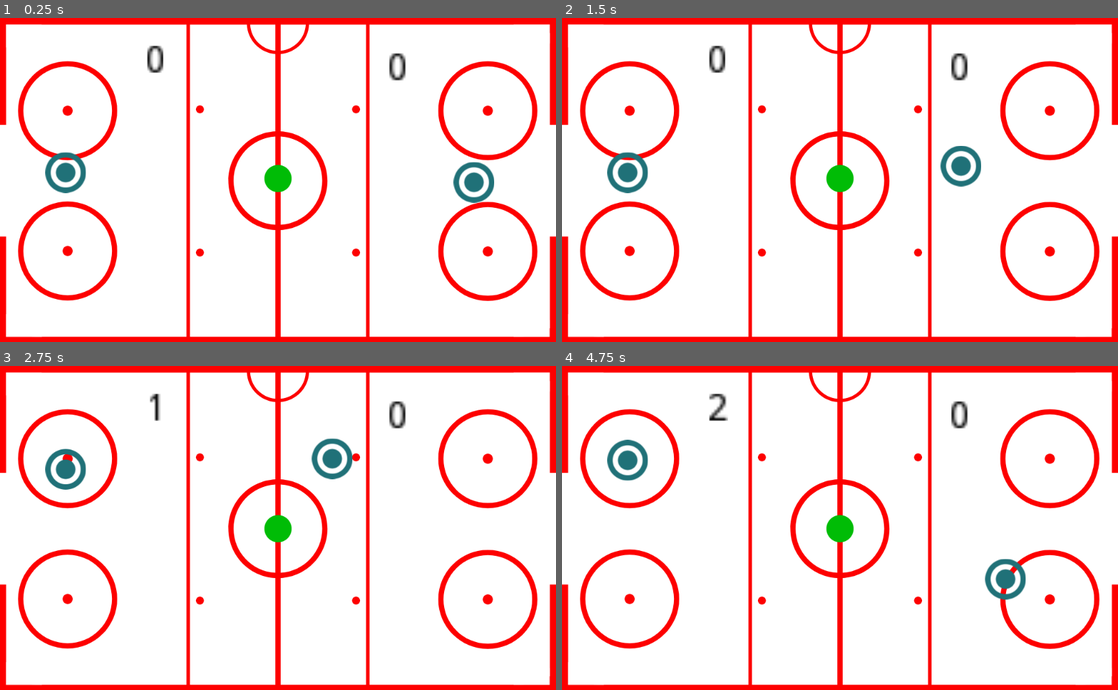
Above: before the commit, frames 1-4 (two rows, left to right).
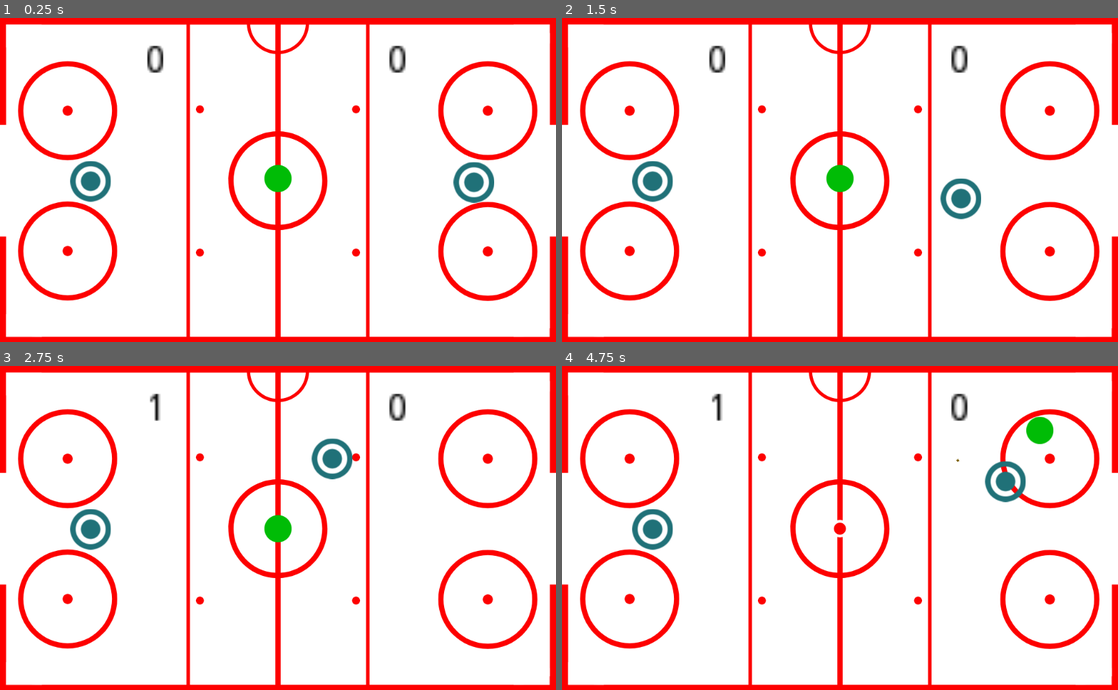
Above: after the commit, the same moments.

Repository: airpiazza/CS-4700-Pong
Game: Godot game, scene res://PongHockey/src/scenes/HockeyArena.tscn
Same seed, same stepped clock (60 frames per second), same inputs: the game is played once before the commit and once after it. This scene is started directly instead of the project's main scene.
Inputs (mouse positions are in pixels of both pictures, inside the frame that each line leads up to):
- Up to frame 1 (0.25 s): no input
- Up to frame 2 (1.5 s): tap Enter at 0.5 s; move the mouse to (962, 163) at 0.52 s; hold Up (ui_up) 0.53-1.28 s; tap Space at 1.25 s; move the mouse to (728, 196) at 1.27 s; hold Down (ui_down) from 1.28 s (still down)
- Up to frame 3 (2.75 s): move the mouse to (333, 456) at 2.02 s; release Down (ui_down) at 2.03 s; hold Up (ui_up) from 2.03 s (still down)
- Up to frame 4 (4.75 s): tap Enter at 2.75 s; move the mouse to (812, 592) at 2.77 s; tap Space at 3.5 s; move the mouse to (1006, 576) at 3.52 s; release Up (ui_up) at 3.53 s; hold Down (ui_down) from 3.53 s (still down); move the mouse to (673, 479) at 4.27 s

The runs differ from the first frame. In frame 1, 1.2% of the frame differs, in the area x 8-73%, y 8-57%; in frame 2, 2.3%; in frame 3, 1.4%; in frame 4, 3.4%, in the area x 8-89%, y 8-73%.

Commit message:
added punk collision particles
played with some punk particles, as well as added a collision timer to the ball so it doesn't get stuck as much

Diff:
--- a/PongHockey/src/scenes/HockeyArena.tscn
+++ b/PongHockey/src/scenes/HockeyArena.tscn
@@ -86,6 +86,8 @@
 [node name="PlayerMallet" parent="." instance=ExtResource( 3 )]
 
 [node name="Puck" parent="." instance=ExtResource( 4 )]
-speed = 1000.0
+speed = 800.0
+max_speed = 1500.0
 
 [node name="AIMallet" parent="." instance=ExtResource( 5 )]
+position = Vector2( 167, 301 )
--- a/PongHockey/src/scenes/HockeyPuck.tscn
+++ b/PongHockey/src/scenes/HockeyPuck.tscn
@@ -6,12 +6,37 @@
 [sub_resource type="CircleShape2D" id=1]
 radius = 25.2982
 
+[sub_resource type="Curve" id=2]
+_data = [ Vector2( 0.370558, 1 ), 0.0, -0.0852815, 0, 0, Vector2( 1, 0 ), -0.0381044, 0.0, 0, 0 ]
+
 [node name="Puck" type="KinematicBody2D"]
 position = Vector2( 512, 296 )
 script = ExtResource( 2 )
+speed = 400.0
 
 [node name="PuckCollisionBody" type="CollisionShape2D" parent="."]
 shape = SubResource( 1 )
 
+[node name="Particles" type="CPUParticles2D" parent="."]
+emitting = false
+amount = 20
+lifetime = 0.2
+one_shot = true
+explosiveness = 1.0
+randomness = 1.0
+lifetime_randomness = 1.0
+emission_shape = 3
+emission_points = PoolVector2Array( 25.5, 0 )
+emission_colors = PoolColorArray(  )
+flag_align_y = true
+spread = 90.0
+gravity = Vector2( 0, 0 )
+initial_velocity = 400.0
+scale_amount = 8.0
+scale_amount_curve = SubResource( 2 )
+color = Color( 0.0823529, 0.745098, 0.0901961, 1 )
+hue_variation = 1.0
+hue_variation_random = 1.0
+
 [node name="HockeyPuck" type="Sprite" parent="."]
 texture = ExtResource( 1 )
--- a/PongHockey/src/scenes/Scoreboard.tscn
+++ b/PongHockey/src/scenes/Scoreboard.tscn
@@ -12,9 +12,9 @@
 
 [node name="HockeyPlayerScore" type="Label" parent="."]
 margin_left = 697.0
-margin_top = 104.0
+margin_top = 90.0
 margin_right = 705.0
-margin_bottom = 118.0
+margin_bottom = 104.0
 rect_scale = Vector2( 5, 5 )
 custom_colors/font_color = Color( 0, 0, 0, 1 )
 text = "0"
--- a/PongHockey/src/scripts/AIMallet.gd
+++ b/PongHockey/src/scripts/AIMallet.gd
@@ -20,10 +20,9 @@
 	var ball = get_parent().get_node("Puck")
 
 	if ball.velocity != Vector2.ZERO:
-		if ball.position.y < self.position.y:
+		if ball.position.y < self.position.y and ball.position.x < 512:
 			velocity += Vector2.UP * (speed/3)
-		if ball.position.y > self.position.y:
+		if ball.position.y > self.position.y and ball.position.x < 512:
 			velocity += Vector2.DOWN * (speed/3)
 
-
 	move_and_collide(velocity*delta)
--- a/PongHockey/src/scripts/HockeyArena.gd
+++ b/PongHockey/src/scripts/HockeyArena.gd
@@ -9,7 +9,7 @@
 
 # Called when the node enters the scene tree for the first time.
 func _ready():
-	pass # Replace with function body.
+	pass
 
 
 # Called every frame. 'delta' is the elapsed time since the previous frame.
--- a/PongHockey/src/scripts/HockeyPuck.gd
+++ b/PongHockey/src/scripts/HockeyPuck.gd
@@ -4,10 +4,14 @@
 # Declare member variables here. Examples:
 # var a = 2
 # var b = "text"
-export var speed = 500.0
+export var speed = 800.0
 var velocity = Vector2()
 var random_number_generator = RandomNumberGenerator.new()
 var signs = [-1, 1]
+var last_collision_time = 0
+export var wait_factor = 6
+export var carryover = 0.75
+export var max_speed = 2000.0
 
 # Called when the node enters the scene tree for the first time.
 func _ready():
@@ -21,8 +25,12 @@
 func _physics_process(delta):
 	var collision = move_and_collide(velocity*delta)
 
-	if collision:
+	if collision and (last_collision_time >= wait_factor*delta) and velocity != Vector2.ZERO:
+		velocity += carryover*collision.collider_velocity #add mallet speed to puck\
 		velocity = velocity.bounce(collision.normal)
+		particles_track()
+		emitt_particles()
+		last_collision_time = 0
 
 	if player_scored():
 		increase_player_score()
@@ -32,6 +40,7 @@
 		yield(get_tree().create_timer(2.0), "timeout")
 		toggle_ball_visibility()
 		spawn_ball()
+		clear_particles()
 
 	if ai_scored():
 		increase_ai_score()
@@ -41,6 +50,12 @@
 		yield(get_tree().create_timer(2.0), "timeout")
 		toggle_ball_visibility()
 		spawn_ball()
+		clear_particles()
+
+	last_collision_time += delta
+	degrade_velocity() #puck velocity degredation
+	velocity.x = min(velocity.x,max_speed) #maximum puck velocity
+	velocity.y = min(velocity.y,max_speed) #maximum puck velocity
 
 func spawn_ball():
 	var x_random_direction = signs[random_number_generator.randi() % signs.size()]
@@ -69,3 +84,21 @@
 
 func toggle_ball_visibility():
 	self.get_child(0).visible = not self.get_child(0).visible
+
+#
+func degrade_velocity():
+	velocity = velocity.linear_interpolate(Vector2.ZERO,.005)
+
+#emitts the particles and restarts so it can play multiple times
+func emitt_particles():
+	$Particles.set_emitting(true)
+	$Particles.restart()
+
+#tracks the direction of the punk to emitt particles behind it
+func particles_track():
+	$Particles.set_rotation(velocity.angle() + PI)
+	$Particles.initial_velocity = velocity.length()
+
+#clears all the puck particles on screen
+func clear_particles():
+	$Particles.set_amount(0)
--- a/PongHockey/src/scripts/PlayerMallet.gd
+++ b/PongHockey/src/scripts/PlayerMallet.gd
@@ -4,7 +4,6 @@
 # Declare member variables here. Examples:
 # var a = 2
 # var b = "text"
-
 
 # Called when the node enters the scene tree for the first time.
 func _ready():
@@ -15,9 +14,10 @@
 func _physics_process(delta):
 	var mouse_position = get_global_mouse_position()
 	var collision = move_and_collide(Vector2.ZERO)
-	if mouse_position.x > 512+37.5 and mouse_position.x < 1024-37.5 and mouse_position.y > 37.5 and mouse_position.y < 600-37.5:
+
+	#print(mouse_position)
+
+	if mouse_position.x > 512+37.5 and mouse_position.x < 1024-37.5:
 		self.position.x = mouse_position.x - 875
+	if mouse_position.y > 37.5 and mouse_position.y < 600-37.5:
 		self.position.y = mouse_position.y - 300
-
-	print(mouse_position)
-	print(self.position)
Not shown: 1 places in PongHockey/src/scenes/HockeyPuck.tscn that only renumber resources
